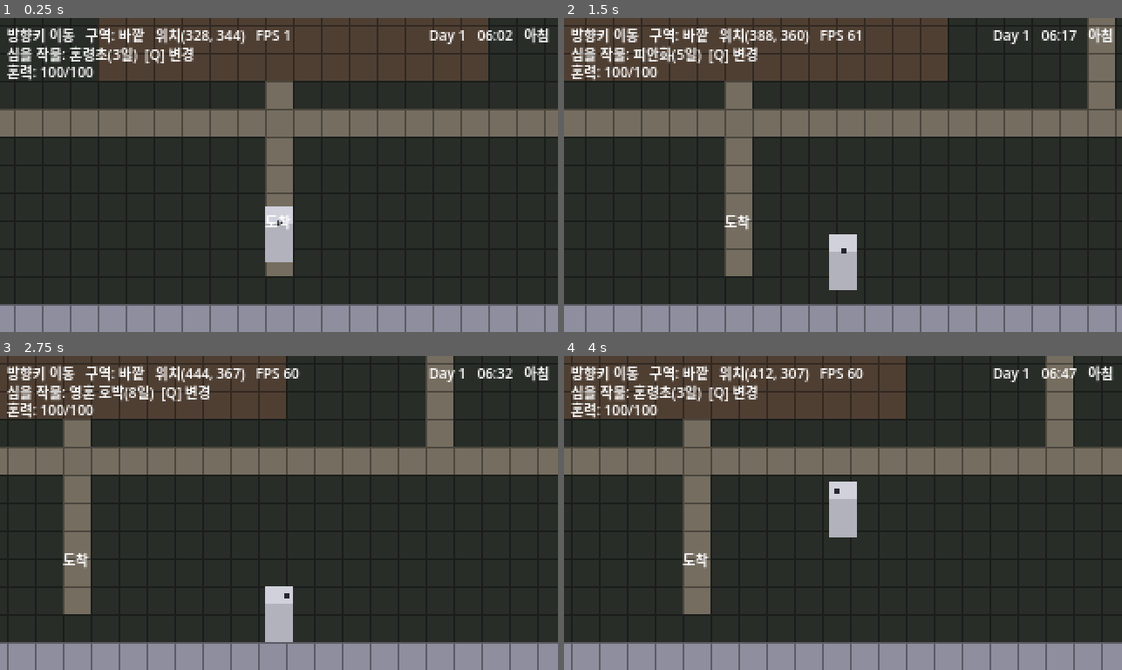
Above: before the commit, frames 1-4 (two rows, left to right).
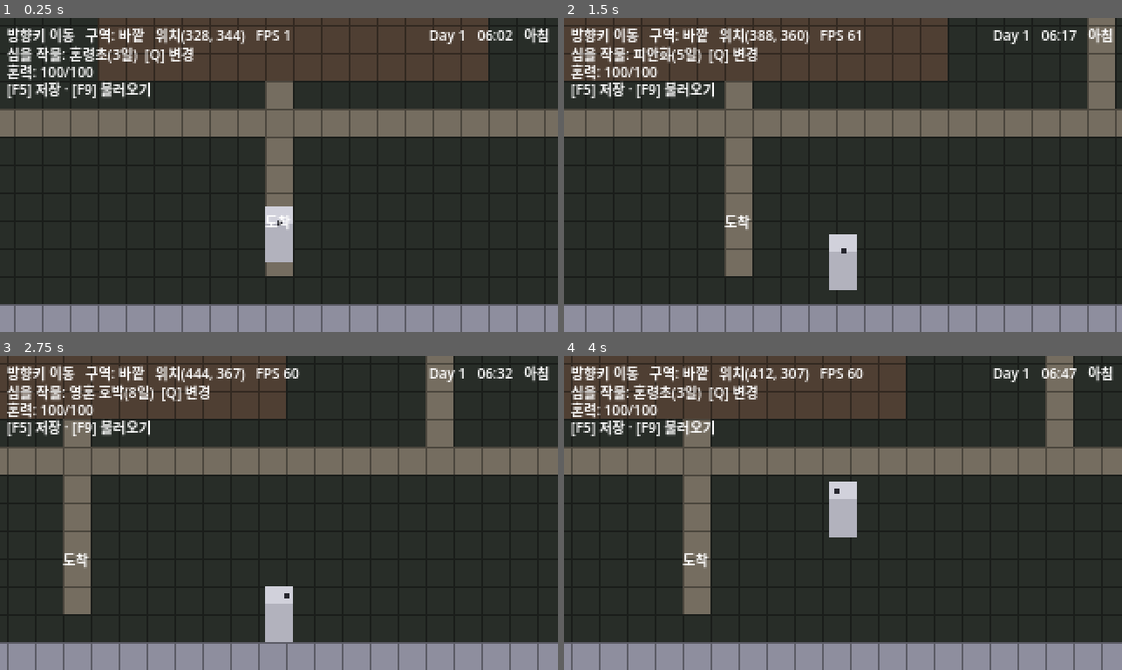
Above: after the commit, the same moments.

Repository: JeffKM/naraka-valley
Game: Godot game, scene res://main.tscn
Two runs of this game, one before a commit and one after it. Both use one fixed random seed, a clock stepped at 60 frames per second and the inputs below.
Inputs:
- Up to frame 1 (0.25 s): no input
- Up to frame 2 (1.5 s): tap Enter (ui_accept) at 0.5, 0.77 s; hold Right (ui_right) 0.53-1.28 s; tap Q (cycle_crop) at 0.6 s; hold Down (ui_down) from 1.28 s (still down); tap E (interact) at 1.35 s
- Up to frame 3 (2.75 s): tap Enter (ui_accept) at 1.52 s; release Down (ui_down) at 2.03 s; hold Right (ui_right) from 2.03 s (still down); tap Q (cycle_crop) at 2.1 s
- Up to frame 4 (4 s): release Right (ui_right) at 2.78 s; hold Up (ui_up) 2.78-3.53 s; tap E (interact) at 2.85 s; tap Enter (ui_accept) at 3.02, 3.77 s; hold Left (ui_left) from 3.53 s (still down); tap Q (cycle_crop) at 3.6 s

The runs differ from the first frame. In frame 1, 0.6% of the frame differs, in the area x 1-27%, y 20-26%; in frame 2, 0.6%; in frame 3, 0.6%; in frame 4, 0.6%.

Commit message:
✨ feat: T2.5 세이브/로드 최소 직렬화 — 껐다 켜도 농사 진행이 이어진다
저장 후 게임을 껐다 켜도 날짜·밭·작물·혼력이 그대로 복원된다(단일 슬롯,
ADR-0001 그레이박스). T2.1~T2.4로 돈 농사·자원 루프가 한 세션을 넘어 이어진다.

- save.gd(SaveManager): 파일 IO 단일 책임. user://save.dat 단일 슬롯.
  var_to_str/str_to_var로 직렬화 — 밭 _tiles의 Vector2i 키를 타입째
  라운드트립(JSON 회피). 버전 래핑 + 손상/버전 불일치 방어({} → 새 게임).
- 각 노드 to_save()/load_save()로 자기 상태만 직렬화(단일 책임):
  GameClock(날짜·분), SoulEnergy(혼력·clamp), FarmField(밭 Dictionary).
  main이 수집·분배 조율(이미 모든 노드 참조 보유).
- FarmField.load_save는 칸마다 tile_changed 발화로 오버레이 동기화
  (로드도 시그널 디커플링 유지). 로드 전 옛 오버레이 제거는 main 책임.
- 취침 시 자동 저장(스타듀식) + F5 수동 저장, 시작 시 has_save()면 자동 로드
  + F9 수동 로드 → "껐다 켜도 그대로"가 성립. 좌상단 안내·확인 HUD.
- 골드(T3.1)는 아직 없음 — 포맷이 Dictionary라 그때 main에 한 줄만 추가하면
  되고 SaveManager(IO 전담)는 불변.

검증: 헤드리스 단위검증(노드별 라운드트립 / 파일 경유 Vector2i 키·작물·
성장일수·날짜 보존 / 복원 시 칸 수만큼 tile_changed / 손상·버전 방어 /
혼력 clamp) 전체 통과. 실파일 세이브로 메인 씬 자동 로드 부팅 클린.
통합 빌드 임포트 에러·경고 0.

Co-Authored-By: Claude Opus 4.8 (1M context) <noreply@anthropic.com>

Diff:
--- a/game/clock.gd
+++ b/game/clock.gd
@@ -56,6 +56,19 @@
 	day_advanced.emit(day)
 	minute_ticked.emit(day, int(minutes))
 
+# ── T2.5 세이브/로드 ──────────────────────────────────────────────────────
+# 시간이라는 단일 책임에 맞게, 자기 상태(날짜·분)만 직렬화/복원한다. 파일 IO는
+# SaveManager가, 조율은 main이 맡는다(디커플링). 진행 플래그(running·_collapsed)는
+# 저장하지 않는다 — 로드 직후엔 다시 시간이 흐르는 게 자연스럽다.
+func to_save() -> Dictionary:
+	return {"day": day, "minutes": minutes}
+
+func load_save(data: Dictionary) -> void:
+	day = int(data.get("day", 1))
+	minutes = float(data.get("minutes", START_MIN))
+	running = true
+	_collapsed = false
+
 # ── 표시용 헬퍼 ────────────────────────────────────────────────────────────
 func clock_string() -> String:
 	var m := int(minutes)
--- a/game/energy.gd
+++ b/game/energy.gd
@@ -44,3 +44,13 @@
 func refill() -> void:
 	current = MAX
 	changed.emit(current, MAX)
+
+# ── T2.5 세이브/로드 ──────────────────────────────────────────────────────
+# 상태가 정수 current 하나뿐이라 그대로 직렬화된다. 복원 시 0..MAX로 잘라
+# 손상된 세이브에도 안전하게 만들고, changed로 HUD를 즉시 갱신한다.
+func to_save() -> Dictionary:
+	return {"current": current}
+
+func load_save(data: Dictionary) -> void:
+	current = clampi(int(data.get("current", MAX)), 0, MAX)
+	changed.emit(current, MAX)
--- a/game/field.gd
+++ b/game/field.gd
@@ -128,6 +128,22 @@
 		if changed:
 			tile_changed.emit(t)
 
+# ── T2.5 세이브/로드 ──────────────────────────────────────────────────────
+# 밭 상태(_tiles)는 Vector2i 키 + bool/String/int 값의 순수 Dictionary라,
+# SaveManager의 var_to_str가 키 타입까지 그대로 라운드트립한다(이 노드가 inner
+# class를 안 쓴 이유). 깊은 복사로 넘겨, 호출 측이 들고 있어도 상태가 새지 않게 한다.
+func to_save() -> Dictionary:
+	return {"tiles": _tiles.duplicate(true)}
+
+# 복원: _tiles를 통째로 갈아끼우고, 칸마다 tile_changed를 발화해 main이 오버레이를
+# 다시 그리게 한다(시각 동기화도 디커플링 유지). 로드 전 옛 오버레이 타일 제거는
+# 호출 측(main) 책임이다 — 이 노드는 상태만 알고 화면 레이어를 모르기 때문.
+func load_save(data: Dictionary) -> void:
+	var tiles: Variant = data.get("tiles", {})
+	_tiles = tiles.duplicate(true) if typeof(tiles) == TYPE_DICTIONARY else {}
+	for t in _tiles.keys():
+		tile_changed.emit(t)
+
 # ── 단일 키 흐름 ─────────────────────────────────────────────────────────────
 # 이 칸에서 다음에 할 수 있는 동작 이름("" = 더 할 것 없음). 프롬프트·interact가 공유한다.
 func next_action(t: Vector2i) -> String:
--- a/game/main.gd
+++ b/game/main.gd
@@ -82,6 +82,8 @@
 @onready var crop_label: Label = $CanvasLayer/CropLabel    # T2.3 선택 작물 HUD
 @onready var energy: SoulEnergy = $SoulEnergy              # T2.4 혼력
 @onready var energy_label: Label = $CanvasLayer/EnergyLabel  # T2.4 혼력 HUD
+@onready var saver: SaveManager = $SaveManager            # T2.5 세이브/로드
+@onready var save_label: Label = $CanvasLayer/SaveLabel   # T2.5 저장 안내·확인 HUD
 @onready var fade: ColorRect = $CanvasLayer/Fade
 
 var _grid: Array = []  # _grid[y][x] = 타일 id
@@ -93,6 +95,10 @@
 # T2.3 현재 심을 작물. Q로 카탈로그(빠른 성장 순)를 순환 선택한다.
 # 그레이박스에선 도구·씨앗 인벤토리 UI 없이 이 한 변수로 작물 종류를 고른다.
 var _selected_crop: String = CropCatalog.HONRYEONGCHO
+
+# T2.5 저장/불러오기 확인 문구를 잠깐 띄우는 잔여 시간(초). 0이면 기본 안내로 복귀.
+var _notice_secs := 0.0
+const NOTICE_DEFAULT := "[F5] 저장 · [F9] 불러오기"
 
 func _ready() -> void:
 	_ensure_input_actions()
@@ -104,6 +110,9 @@
 	_place_labels()
 	_setup_player_and_camera()
 	_setup_clock()
+	# T2.5 세이브가 있으면 시작 시 자동 복원 → "껐다 켜도 그대로"가 성립한다.
+	if saver.has_save():
+		_load_game()
 
 # 'interact' 액션을 코드로 등록한다(키 E). project.godot 수동 편집 대신 런타임
 # 조립 — 이 프로젝트의 TileSet·벽 생성과 같은 결이고, 직렬화 포맷 깨질 위험이 없다.
@@ -119,6 +128,15 @@
 	var ev_q := InputEventKey.new()
 	ev_q.physical_keycode = KEY_Q
 	InputMap.action_add_event("cycle_crop", ev_q)
+	# T2.5 수동 저장(F5)·불러오기(F9). 자동 저장(취침)과 별개로 검증·편의용.
+	InputMap.add_action("save_game")
+	var ev_f5 := InputEventKey.new()
+	ev_f5.physical_keycode = KEY_F5
+	InputMap.action_add_event("save_game", ev_f5)
+	InputMap.add_action("load_game")
+	var ev_f9 := InputEventKey.new()
+	ev_f9.physical_keycode = KEY_F9
+	InputMap.action_add_event("load_game", ev_f9)
 
 # ── TileSet 조립: 단색 블록 아틀라스 + WALL 충돌 ──────────────────────────
 func _build_tileset() -> TileSet:
@@ -313,11 +331,61 @@
 func _on_sleep_done() -> void:
 	player.set_physics_process(true)
 	_sleeping = false
-
-func _process(_delta: float) -> void:
+	# T2.5 스타듀식 자동 저장: 한 날이 끝나 잠들 때마다 진행을 보존한다.
+	_save_game()
+
+# ── T2.5 세이브/로드 조율 ──────────────────────────────────────────────────
+# 각 시스템 노드는 자기 상태만 직렬화한다(단일 책임). main은 그 조각들을 모아
+# SaveManager에 넘기고(파일 IO), 불러올 땐 받은 조각을 각 노드에 분배한다.
+# 골드(T3.1)가 생기면 여기 "gold" 한 줄을 더하고 SaveManager는 손대지 않는다.
+func _save_game() -> void:
+	var data := {
+		"clock": clock.to_save(),
+		"energy": energy.to_save(),
+		"farm": farm.to_save(),
+		"selected_crop": _selected_crop,
+	}
+	if saver.save_game(data):
+		_notice("저장됨")
+
+func _load_game() -> void:
+	var data := saver.load_game()
+	if data.is_empty():
+		return
+	# 옛 오버레이를 먼저 비운다(F9 재로드 대비). 이후 FarmField.load_save가
+	# 칸마다 tile_changed를 발화해 main이 새 상태로 다시 칠한다.
+	field_layer.clear()
+	if data.has("clock"):
+		clock.load_save(data["clock"])
+	if data.has("energy"):
+		energy.load_save(data["energy"])
+	if data.has("farm"):
+		farm.load_save(data["farm"])
+	var sel: String = data.get("selected_crop", CropCatalog.HONRYEONGCHO)
+	_selected_crop = sel if CropCatalog.has_crop(sel) else CropCatalog.HONRYEONGCHO
+	_notice("불러옴")
+
+# 저장/불러오기 확인 문구를 잠깐 띄운다(2초 후 기본 안내로 복귀).
+func _notice(msg: String) -> void:
+	save_label.text = msg
+	_notice_secs = 2.0
+
+func _process(delta: float) -> void:
 	# 취침 입력: 집 안에서 Enter/Space(ui_accept)
 	if _can_sleep() and Input.is_action_just_pressed("ui_accept"):
 		_do_sleep()
+
+	# T2.5 수동 저장/불러오기(연출 중 제외). F5 저장 · F9 불러오기.
+	if not _sleeping and Input.is_action_just_pressed("save_game"):
+		_save_game()
+	if not _sleeping and Input.is_action_just_pressed("load_game"):
+		_load_game()
+
+	# 저장/불러오기 확인 문구 표시 시간이 지나면 기본 안내로 되돌린다.
+	if _notice_secs > 0.0:
+		_notice_secs -= delta
+		if _notice_secs <= 0.0:
+			save_label.text = NOTICE_DEFAULT
 
 	# T2.3 작물 선택 순환(Q). 심을 작물을 바꾼다(성장일수가 다른 3종).
 	if not _sleeping and Input.is_action_just_pressed("cycle_crop"):
--- a/game/main.tscn
+++ b/game/main.tscn
@@ -1,10 +1,11 @@
-[gd_scene load_steps=6 format=3]
+[gd_scene load_steps=7 format=3]
 
 [ext_resource type="Script" path="res://main.gd" id="1"]
 [ext_resource type="PackedScene" path="res://player.tscn" id="2"]
 [ext_resource type="Script" path="res://clock.gd" id="3"]
 [ext_resource type="Script" path="res://field.gd" id="4"]
 [ext_resource type="Script" path="res://energy.gd" id="5"]
+[ext_resource type="Script" path="res://save.gd" id="6"]
 
 [node name="Main" type="Node2D"]
 script = ExtResource("1")
@@ -21,6 +22,9 @@
 
 [node name="SoulEnergy" type="Node" parent="."]
 script = ExtResource("5")
+
+[node name="SaveManager" type="Node" parent="."]
+script = ExtResource("6")
 
 [node name="Player" parent="." instance=ExtResource("2")]
 position = Vector2(328, 344)
@@ -80,6 +84,14 @@
 theme_override_font_sizes/font_size = 8
 text = "..."
 
+[node name="SaveLabel" type="Label" parent="CanvasLayer"]
+offset_left = 4.0
+offset_top = 34.0
+offset_right = 250.0
+offset_bottom = 46.0
+theme_override_font_sizes/font_size = 8
+text = "[F5] 저장 · [F9] 불러오기"
+
 [node name="Fade" type="ColorRect" parent="CanvasLayer"]
 modulate = Color(1, 1, 1, 0)
 anchor_right = 1.0
--- /dev/null
+++ b/game/save.gd
@@ -0,0 +1,69 @@
+extends Node
+class_name SaveManager
+# T2.5 — 세이브/로드 최소 직렬화(단일 슬롯).
+#
+# 목적: "저장 후 게임을 껐다 켜도 날짜·밭·작물·혼력(·골드)이 그대로 복원된다"를
+#       회색 UI만으로 검증한다(ADR-0001 그레이박스).
+#
+# 설계 메모:
+#   - clock.gd·field.gd·energy.gd와 같은 결: 이 노드는 "세이브 파일 입출력"이라는
+#     단일 책임만 가진다. 어떤 상태를 저장할지 고르고 각 시스템 노드에 분배하는
+#     '조율'은 main.gd가 맡고(이미 모든 노드 참조를 가짐), 여기서는 Dictionary를
+#     받아 파일에 쓰고/읽는 IO와 포맷(버전 래핑)만 책임진다.
+#   - 직렬화는 var_to_str / str_to_var를 쓴다(JSON 아님). 밭 상태(FarmField._tiles)가
+#     Vector2i를 '키'로 쓰는 Dictionary라, JSON으론 키를 문자열로 풀어내야 하지만
+#     var_to_str는 Vector2i 키와 int/bool/String 값을 타입 그대로 라운드트립한다.
+#     field.gd가 "순수 Dictionary로만 들고 있어 그대로 직렬화된다"고 설계해 둔 의도와
+#     정확히 맞물린다(inner class를 안 쓴 이유).
+#   - 단일 슬롯이다. 다중 슬롯·암호화·클라우드는 후속(ROADMAP: 범위 폭주 방지).
+#   - 골드는 아직 없다(T3.1 경제). 포맷이 Dictionary라 그때 한 키만 더 끼우면 되고,
+#     이 노드는 손대지 않는다(IO만 책임지므로 저장 항목이 늘어도 영향 없음).
+
+# user:// 경로라 OS별 사용자 데이터 폴더에 저장된다(저장소·빌드와 분리).
+const SAVE_PATH := "user://save.dat"
+# 포맷 버전. 저장 구조가 바뀌면 올려서 옛 세이브를 안전하게 무시/이관한다.
+const VERSION := 1
+
+# 세이브 파일이 존재하는가(시작 시 자동 로드 여부 판단).
+func has_save() -> bool:
+	return FileAccess.file_exists(SAVE_PATH)
+
+# 상태 Dictionary를 버전으로 감싸 파일에 쓴다. 성공 시 true.
+# data에는 직렬화 가능한 값만 담겨야 한다(Vector2i 키 Dictionary는 허용).
+func save_game(data: Dictionary) -> bool:
+	var wrapped := {"version": VERSION, "data": data}
+	var f := FileAccess.open(SAVE_PATH, FileAccess.WRITE)
+	if f == null:
+		push_warning("[SaveManager] 저장 실패: %s (%d)" % [SAVE_PATH, FileAccess.get_open_error()])
+		return false
+	f.store_string(var_to_str(wrapped))
+	f.close()
+	return true
+
+# 세이브를 읽어 상태 Dictionary를 돌려준다. 없거나 깨졌으면 빈 Dictionary({}).
+# 호출 측(main)은 비었으면 "새 게임"으로 다룬다.
+func load_game() -> Dictionary:
+	if not has_save():
+		return {}
+	var f := FileAccess.open(SAVE_PATH, FileAccess.READ)
+	if f == null:
+		push_warning("[SaveManager] 읽기 실패: %s (%d)" % [SAVE_PATH, FileAccess.get_open_error()])
+		return {}
+	var text := f.get_as_text()
+	f.close()
+	var parsed: Variant = str_to_var(text)
+	# 깨진 파일·옛 포맷 방어: Dictionary가 아니거나 버전이 다르면 새 게임으로.
+	if typeof(parsed) != TYPE_DICTIONARY:
+		push_warning("[SaveManager] 세이브 손상(형식 불일치) — 새 게임으로 시작")
+		return {}
+	var wrapped: Dictionary = parsed
+	if int(wrapped.get("version", -1)) != VERSION:
+		push_warning("[SaveManager] 세이브 버전 불일치 — 새 게임으로 시작")
+		return {}
+	var data: Variant = wrapped.get("data", {})
+	return data if typeof(data) == TYPE_DICTIONARY else {}
+
+# 세이브 삭제(새 게임 시작·디버그용). 없으면 조용히 통과.
+func delete_save() -> void:
+	if has_save():
+		DirAccess.remove_absolute(ProjectSettings.globalize_path(SAVE_PATH))
Not shown, added: game/save.gd.uid
Not shown, changed: ROADMAP.md
Not shown, changed: game/README.md
